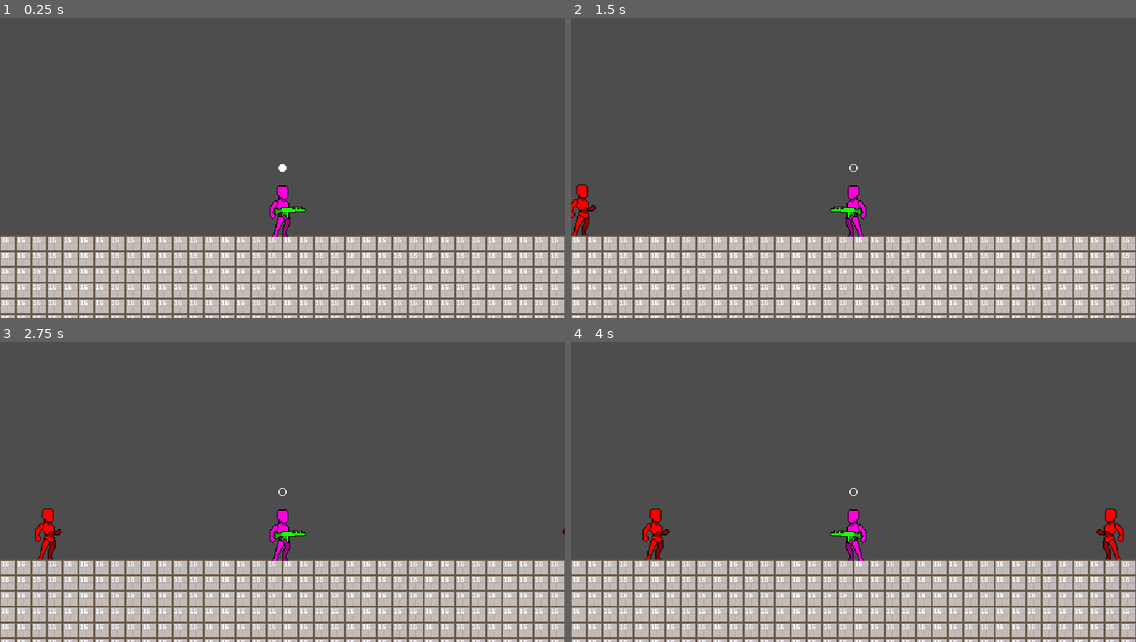
Above: before the commit, frames 1-4 (two rows, left to right).
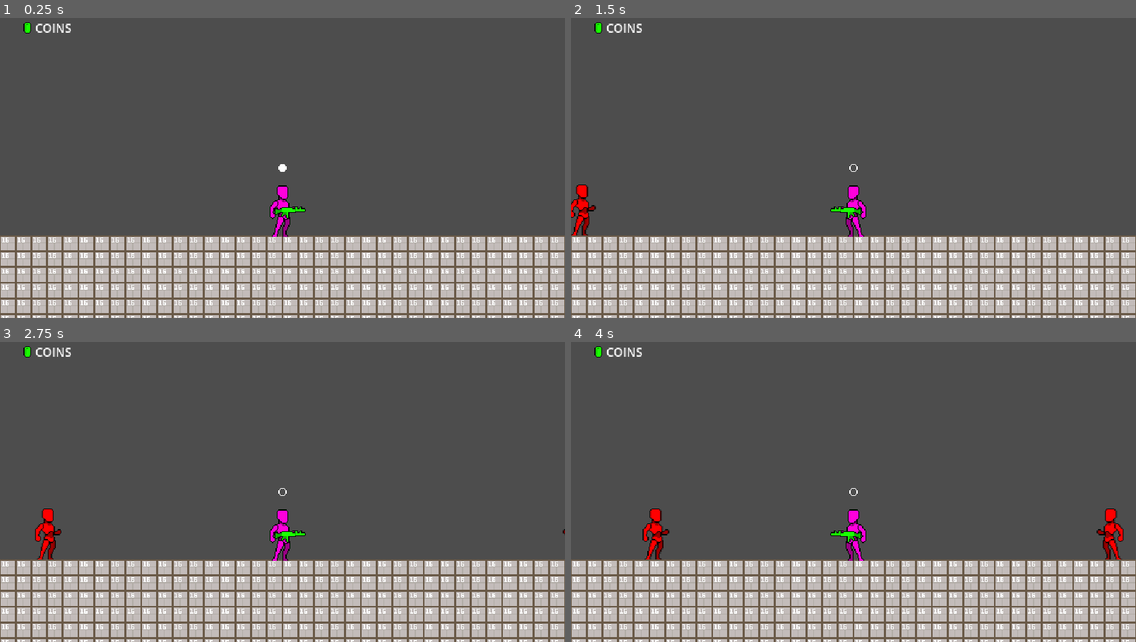
Above: after the commit, the same moments.

Repository: symbol24/sideroguesurvivor
Game: Godot game, scene res://scenes/utilities/boot.tscn
Two runs of this game, one before a commit and one after it. Both use one fixed random seed, a clock stepped at 60 frames per second and the inputs below.
Inputs:
- Up to frame 1 (0.25 s): no input
- Up to frame 2 (1.5 s): tap Enter at 0.5 s; hold D (right) 0.53-1.28 s; hold Left (left) from 1.28 s (still down)
- Up to frame 3 (2.75 s): release Left (left) at 2.03 s; hold D (right) from 2.03 s (still down)
- Up to frame 4 (4 s): release D (right) at 3.53 s; hold Left (left) from 3.53 s (still down)

The runs differ from the first frame. In frame 1, 0.2% of the frame differs, in the area x 4-13%, y 1-6%; in frame 2, 0.2%; in frame 3, 0.2%; in frame 4, 0.2%.
Error after the commit: Invalid access to property or key 'resource_1_updated' on a base object of type 'Node (signals.gd)'. (res://code/ui/play_ui.gd:16)

Commit message:
Feat: Integrate resource display into Play UI

Diff:
--- a/code/ui/play_ui.gd
+++ b/code/ui/play_ui.gd
@@ -6,12 +6,14 @@
 var _timer_active := false
 
 @onready var reload_delay_bar:ProgressBar = %reload_delay_bar
+@onready var resource_1:Label = %resource_1
 
 
 func _ready() -> void:
 	super()
 	Signals.start_reload_timer.connect(_start_reload_timer)
 	Signals.shots_fired.connect(_shots_fired)
+	Signals.resource_1_updated.connect(_update_resource_1)
 
 
 func _process(delta: float) -> void:
@@ -41,3 +43,7 @@
 func _reset_ammo() -> void:
 	for icon in bullet_icons:
 		icon.toggle(true)
+
+
+func _update_resource_1(value:int) -> void:
+	resource_1.text = str(value)
--- a/scenes/ui/play_ui.tscn
+++ b/scenes/ui/play_ui.tscn
@@ -2,6 +2,7 @@
 
 [ext_resource type="Script" uid="uid://cpf1i70jir12n" path="res://code/ui/play_ui.gd" id="1_4btmp"]
 [ext_resource type="PackedScene" uid="uid://c2nsju14umt1m" path="res://scenes/ui/bulleticon.tscn" id="2_bf28e"]
+[ext_resource type="TileSet" uid="uid://df1r0x6d6wkmb" path="res://data/debug_tileset.tres" id="3_gqbwl"]
 
 [node name="PlayUi" type="Control" unique_id=1449471144 node_paths=PackedStringArray("bullet_icons")]
 custom_minimum_size = Vector2(576, 324)
@@ -31,3 +32,26 @@
 offset_top = 167.0
 offset_right = 292.0
 offset_bottom = 175.0
+
+[node name="resource_1" type="HBoxContainer" parent="." unique_id=1281707704]
+custom_minimum_size = Vector2(0, 16)
+layout_mode = 0
+offset_left = 20.0
+offset_top = 20.0
+offset_right = 73.0
+offset_bottom = 37.0
+theme_override_constants/separation = 0
+
+[node name="coin" type="Control" parent="resource_1" unique_id=973298665]
+custom_minimum_size = Vector2(16, 16)
+layout_mode = 2
+
+[node name="TileMapLayer" type="TileMapLayer" parent="resource_1/coin" unique_id=268802127]
+tile_map_data = PackedByteArray(0, 0, 0, 0, 0, 0, 0, 0, 12, 0, 15, 0, 0, 0)
+tile_set = ExtResource("3_gqbwl")
+
+[node name="resource_1" type="Label" parent="resource_1" unique_id=338558570]
+unique_name_in_owner = true
+layout_mode = 2
+theme_override_font_sizes/font_size = 12
+text = "COINS"
